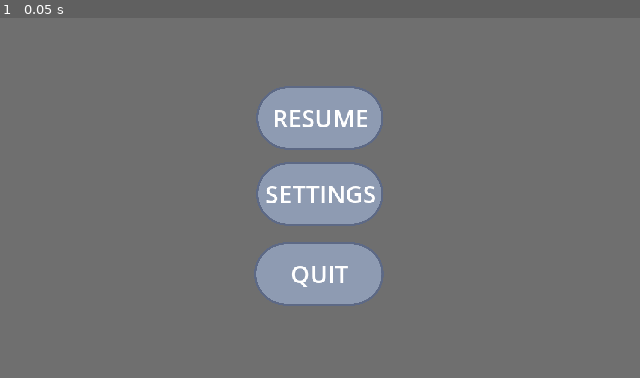
Above: before the commit, frame 1.
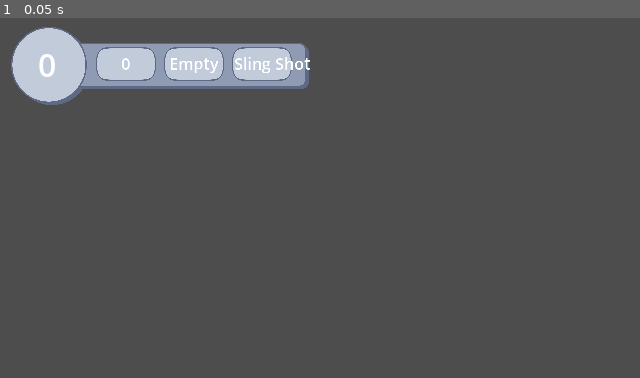
Above: after the commit, the same moment.

Repository: deckerous/crab-x
Game: Godot game, scene res://UI/ui.tscn
Same seed, same stepped clock (60 frames per second), same inputs: the game is played once before the commit and once after it. The project has no main scene, so this scene is started directly.
Inputs:
- Up to frame 1 (0.05 s): no input

The runs differ from the first frame. In frame 1, 99% of the frame differs, in the area x 0-100%, y 0-100%.

Commit message:
rudimentary main menu

Diff:
--- /dev/null
+++ b/UI/main_menu.gd
@@ -0,0 +1,25 @@
+extends CanvasLayer
+
+
+@onready var background = $main_menu_scene_background
+@onready var new_game_button = $new_game_button
+@onready var continue_button = $continue_button
+@onready var settings_button = $settings_button
+@onready var quit_button = $quit_button
+
+func _ready():
+	pass
+
+func _on_new_game_button_pressed():
+	get_tree().change_scene_to_file("res://ThEgAmE.tscn") # TODO: replace with actual game scene
+
+func _on_continue_button_pressed():
+	# TODO: implement save system
+	pass
+
+func _on_settings_button_pressed():
+	# TODO: implement settings screen
+	pass
+
+func _on_quit_button_pressed():
+	get_tree().quit()
--- /dev/null
+++ b/UI/main_menu.tscn
@@ -0,0 +1,105 @@
+[gd_scene load_steps=3 format=3 uid="uid://jspwhjro5sxu"]
+
+[ext_resource type="Script" path="res://UI/main_menu.gd" id="1_7v0na"]
+[ext_resource type="Texture2D" uid="uid://b74oqqvpa4ieo" path="res://Assets/UI/button.png" id="1_tkarn"]
+
+[node name="main_menu" type="CanvasLayer"]
+script = ExtResource("1_7v0na")
+
+[node name="main_menu_screen_background" type="ColorRect" parent="."]
+self_modulate = Color(0.203322, 0.203322, 0.203322, 1)
+offset_right = 320.0
+offset_bottom = 180.0
+
+[node name="main_menu_screen" type="Node2D" parent="."]
+
+[node name="new_game_button" type="Button" parent="main_menu_screen"]
+self_modulate = Color(1, 1, 1, 0)
+offset_left = 129.0
+offset_top = 16.0
+offset_right = 191.0
+offset_bottom = 48.0
+
+[node name="new_game_button" type="Sprite2D" parent="main_menu_screen/new_game_button"]
+position = Vector2(29.9, 16)
+scale = Vector2(0.0549828, 0.0540541)
+texture = ExtResource("1_tkarn")
+
+[node name="new_game_label" type="Label" parent="main_menu_screen/new_game_button"]
+layout_mode = 0
+offset_left = -2.0
+offset_right = 89.0
+offset_bottom = 46.0
+scale = Vector2(0.7, 0.7)
+text = "New Game"
+horizontal_alignment = 1
+vertical_alignment = 1
+uppercase = true
+
+[node name="continue_button" type="Button" parent="main_menu_screen"]
+self_modulate = Color(1, 1, 1, 0)
+offset_left = 129.0
+offset_top = 56.0
+offset_right = 191.0
+offset_bottom = 88.0
+
+[node name="continue_button" type="Sprite2D" parent="main_menu_screen/continue_button"]
+position = Vector2(29.9, 16)
+scale = Vector2(0.0549828, 0.0540541)
+texture = ExtResource("1_tkarn")
+
+[node name="continue_label" type="Label" parent="main_menu_screen/continue_button"]
+layout_mode = 0
+offset_left = -2.0
+offset_right = 89.0
+offset_bottom = 46.0
+scale = Vector2(0.7, 0.7)
+text = "Continue"
+horizontal_alignment = 1
+vertical_alignment = 1
+uppercase = true
+
+[node name="settings_button" type="Button" parent="main_menu_screen"]
+self_modulate = Color(1, 1, 1, 0)
+offset_left = 129.0
+offset_top = 96.0
+offset_right = 191.0
+offset_bottom = 128.0
+
+[node name="settings_button" type="Sprite2D" parent="main_menu_screen/settings_button"]
+position = Vector2(29.9, 16)
+scale = Vector2(0.0549828, 0.0540541)
+texture = ExtResource("1_tkarn")
+
+[node name="settings_label" type="Label" parent="main_menu_screen/settings_button"]
+layout_mode = 0
+offset_left = -2.0
+offset_right = 89.0
+offset_bottom = 46.0
+scale = Vector2(0.7, 0.7)
+text = "Settings"
+horizontal_alignment = 1
+vertical_alignment = 1
+uppercase = true
+
+[node name="quit_button" type="Button" parent="main_menu_screen"]
+self_modulate = Color(1, 1, 1, 0)
+offset_left = 127.0
+offset_top = 136.0
+offset_right = 191.0
+offset_bottom = 168.0
+
+[node name="quit_button" type="Sprite2D" parent="main_menu_screen/quit_button"]
+position = Vector2(31.45, 16)
+scale = Vector2(0.0559278, 0.054054)
+texture = ExtResource("1_tkarn")
+
+[node name="quit_label" type="Label" parent="main_menu_screen/quit_button"]
+layout_mode = 0
+offset_right = 91.0
+offset_bottom = 46.0
+scale = Vector2(0.7, 0.7)
+text = "Quit"
+horizontal_alignment = 1
+vertical_alignment = 1
+uppercase = true
--- a/UI/ui.gd
+++ b/UI/ui.gd
@@ -3,6 +3,7 @@
 class_name ui
 signal game_started
 
+# TODO: Connect to actual values
 var total_coins = 0
 var crabs = 0
 var equipped_item = "Empty"
@@ -11,7 +12,8 @@
 
 @onready var during_game_screen = $during_game_screen
 @onready var end_of_game_screen = $end_of_game_screen
-@onready var pause_menu_screen = $pause_menu_screen
+@onready var pause_menu_screen = $pause_menu
+@onready var pause_background = $pause_menu/pause_screen_background
 
 # Get references to individual labels
 @onready var crabs_label = $during_game_screen/crabs_label
@@ -31,24 +33,44 @@
 	total_coins = coins
 	update_during_game_ui()
 
-func update_item(item: String): # Type hint for item
+func update_item(item: String):
 	equipped_item = item
 	update_during_game_ui()
 
-func update_weapon(weapon: String): # Type hint for weapon
+func update_weapon(weapon: String):
 	equipped_weapon = weapon
 	update_during_game_ui()
 
 func update_during_game_ui():
 	crabs_label.text = "%d" % crabs
 	coins_label.text = "%d" % total_coins
-	item_label.text = equipped_item # No need for formatting here
-	weapon_label.text = equipped_weapon # No need for formatting here
+	item_label.text = equipped_item
+	weapon_label.text = equipped_weapon
 
 func _on_game_over():
 	during_game_screen.visible = false
 	end_of_game_screen.visible = true
 	$end_of_game_screen/end_of_game_score_display/score_output.text = "%d" % game_score
+	# TODO: Implement way to quit
 
-func _on_restart_button_pressed() -> void:
-	get_tree().reload_current_scene()
+func _on_resume_button_pressed():
+	toggle_pause_menu()
+
+func _on_restart_button_pressed():
+	get_tree().reload_current_scene()  # Restart the game
+	toggle_pause_menu() # Close the pause menu
+
+func _on_quit_button_pressed():
+	pass
+	# TODO: Implement main menu to return to
+	# TODO: Save progress as you leave?
+
+func toggle_pause_menu():
+	pause_menu_screen.visible = not pause_menu_screen.visible # toggle to opposite value
+	pause_background.visible = pause_menu_screen.visible
+	get_tree().set_pause(pause_menu_screen.visible) # change the pause state based on visibility
+	get_tree().paused = pause_menu_screen.visible
+
+func _on_settings_button_pressed():
+	pass
+	# TODO: Implement the settings we want
--- a/UI/ui.tscn
+++ b/UI/ui.tscn
@@ -29,6 +29,7 @@
 texture = ExtResource("2_u2yvy")
 
 [node name="restart_label" type="Label" parent="end_of_game_screen/restart_button"]
+layout_mode = 0
 offset_left = -2.0
 offset_right = 84.0
 offset_bottom = 43.0
@@ -51,6 +52,7 @@
 texture = ExtResource("2_u2yvy")
 
 [node name="quit_label" type="Label" parent="end_of_game_screen/quit_button"]
+layout_mode = 0
 offset_right = 85.0
 offset_bottom = 43.0
 scale = Vector2(0.75, 0.75)
@@ -60,6 +62,7 @@
 uppercase = true
 
 [node name="end_of_game_score_display" type="Node2D" parent="end_of_game_screen"]
+visible = false
 
 [node name="score_box" type="Sprite2D" parent="end_of_game_screen/end_of_game_score_display"]
 position = Vector2(160, 48)
@@ -88,7 +91,6 @@
 uppercase = true
 
 [node name="during_game_screen" type="Node2D" parent="."]
-visible = false
 
 [node name="status_bar" type="Sprite2D" parent="during_game_screen"]
 position = Vector2(80, 24)
@@ -109,6 +111,7 @@
 horizontal_alignment = 1
 vertical_alignment = 1
 autowrap_mode = 3
+metadata/_edit_use_anchors_ = true
 
 [node name="coin_box" type="Sprite2D" parent="during_game_screen"]
 position = Vector2(63, 23)
@@ -134,6 +137,7 @@
 text = "0"
 horizontal_alignment = 1
 vertical_alignment = 1
+metadata/_edit_use_anchors_ = true
 
 [node name="item_label" type="Label" parent="during_game_screen"]
 offset_left = 83.0
@@ -144,6 +148,7 @@
 text = "empty"
 horizontal_alignment = 1
 vertical_alignment = 1
+metadata/_edit_use_anchors_ = true
 
 [node name="weapon_label" type="Label" parent="during_game_screen"]
 offset_left = 117.0
@@ -155,8 +160,10 @@
 "
 horizontal_alignment = 1
 vertical_alignment = 1
+metadata/_edit_use_anchors_ = true
 
 [node name="pause_menu" type="CanvasLayer" parent="."]
+visible = false
 script = SubResource("GDScript_xfpjr")
 
 [node name="pause_screen_background" type="ColorRect" parent="pause_menu"]
@@ -179,6 +186,7 @@
 texture = ExtResource("2_u2yvy")
 
 [node name="resume_label" type="Label" parent="pause_menu/pause_screen/resume_button"]
+layout_mode = 0
 offset_left = -2.0
 offset_right = 84.0
 offset_bottom = 43.0
@@ -201,6 +209,7 @@
 texture = ExtResource("2_u2yvy")
 
 [node name="settings_label" type="Label" parent="pause_menu/pause_screen/settings_button"]
+layout_mode = 0
 offset_left = -2.0
 offset_right = 84.0
 offset_bottom = 43.0
@@ -223,6 +232,7 @@
 texture = ExtResource("2_u2yvy")
 
 [node name="quit_label" type="Label" parent="pause_menu/pause_screen/quit_button"]
+layout_mode = 0
 offset_right = 85.0
 offset_bottom = 43.0
 scale = Vector2(0.75, 0.75)
